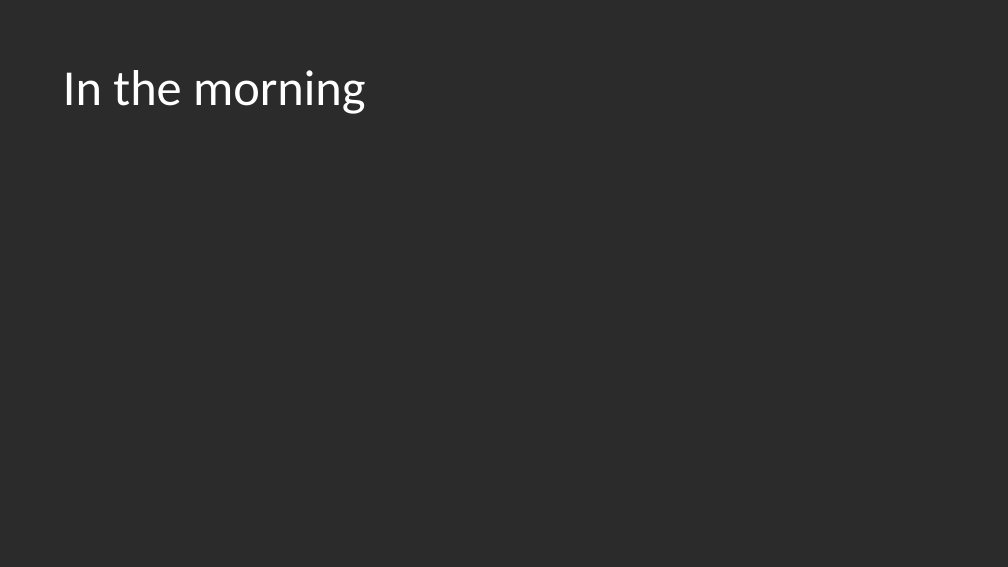
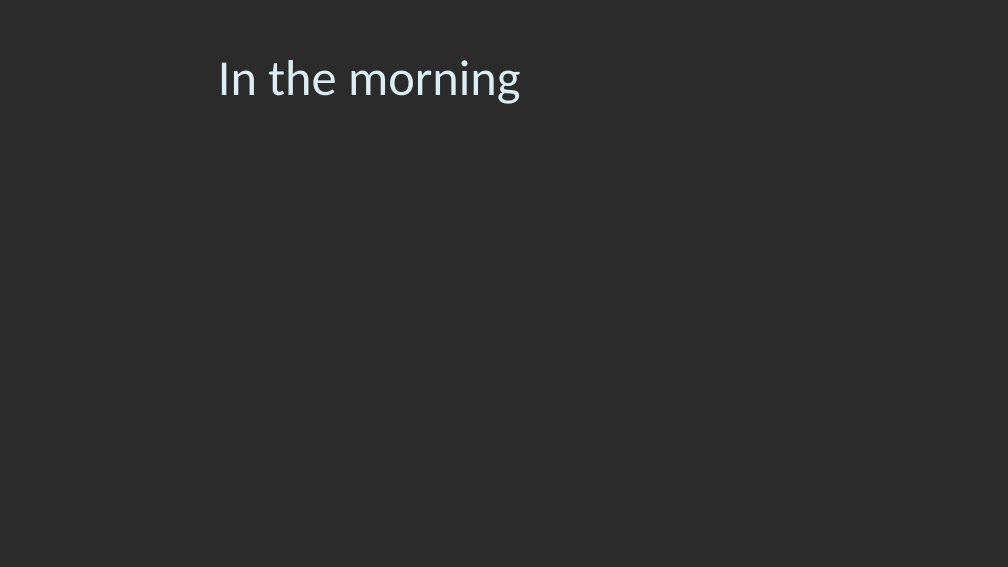
Before and after one commit to Aman9das/FinalSemStatProject2022, a slide deck: slide 2 of Formal/Prototype_Presentation.pptx. Drawn at 1008x567 pixels with LibreOffice and Linux fonts; fonts in the diff are those of the drawing; background and template pictures are left out; a plain dark background stands for a picture behind light text. Boxes give left, top, right and bottom in pixels: in the first picture for what was removed or moved away, otherwise in the second. Text is boxed around its words. In the diff, an @@ line names an element or a change of style, - is before the commit and + after.

```diff
--- a/Formal/Prototype_Presentation.pptx
+++ b/Formal/Prototype_Presentation.pptx
@@ title "In the morning" moved from (x1=63, y1=70, x2=365, y2=114) to (x1=218, y1=60, x2=520, y2=104) @@
@@ title "In the morning" at (x1=218, y1=60, x2=520, y2=104): text colour #FFFFFF to #DBEEF4 @@
```
Also in this commit, not shown: 7 other slides changed, 7 other files.
